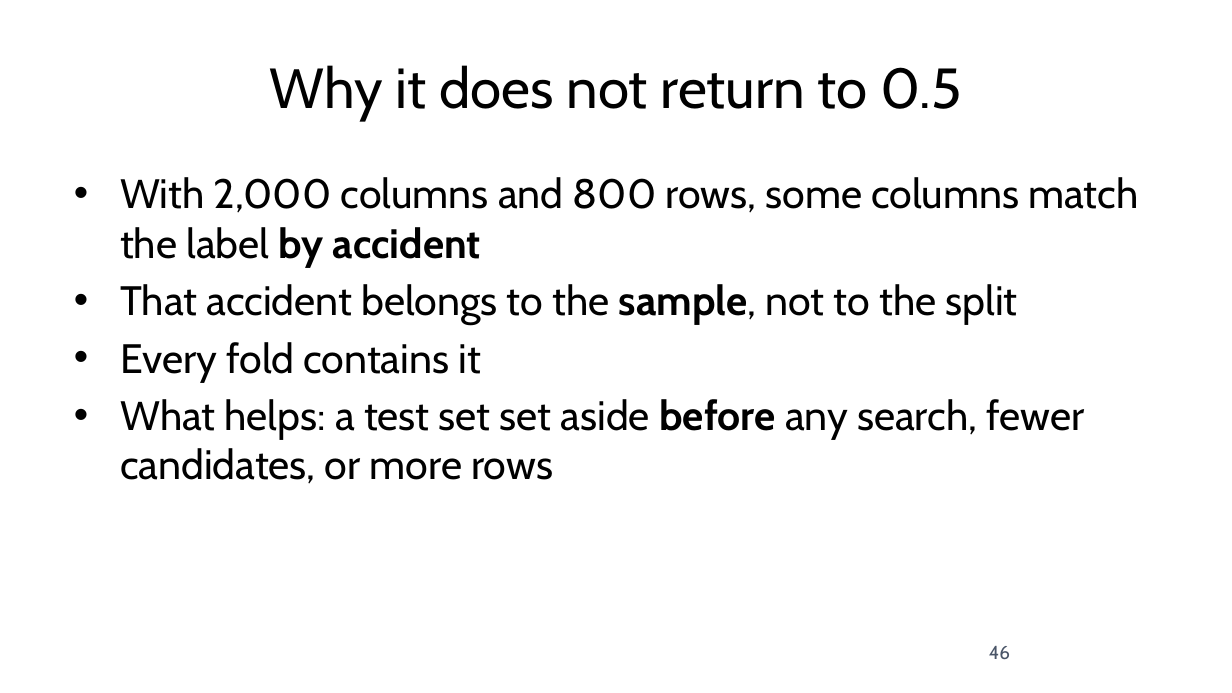
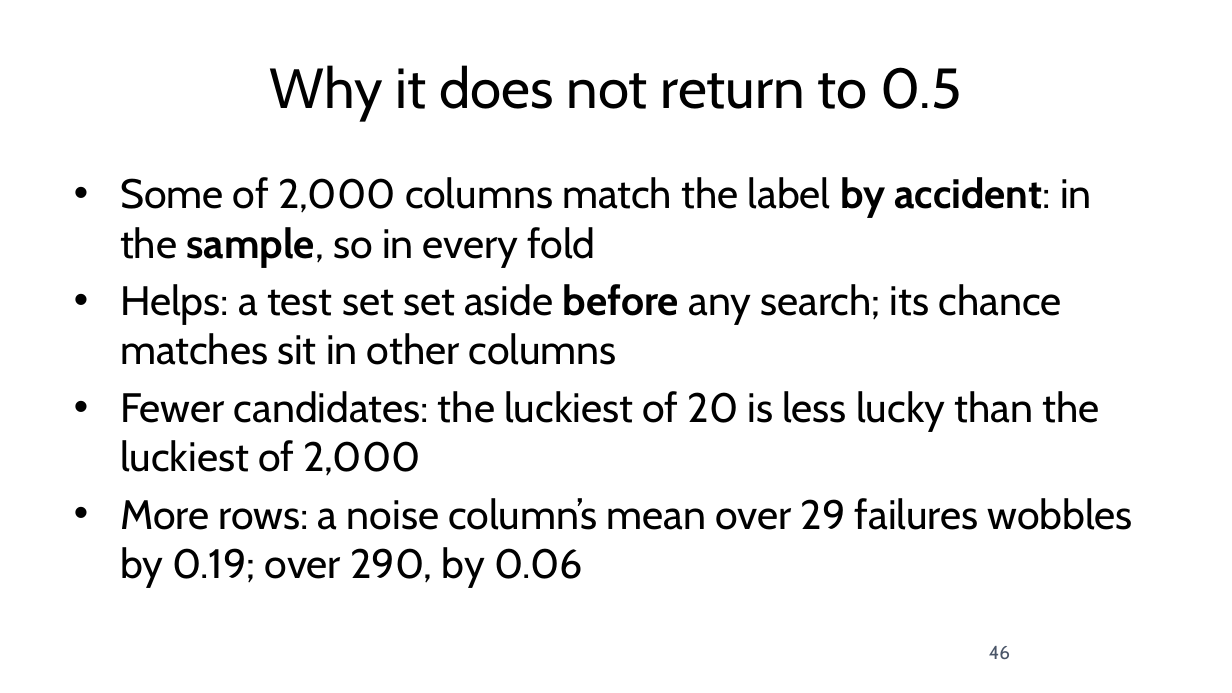
Before and after one commit to fabioantonini/technologies-for-artificial-intelligence, a slide deck: slide 46 of Lessons/05_experimental_methodology/Slides/experimental_methodology_slides.pptx. Drawn at 1232x693 pixels with LibreOffice and Linux fonts; fonts in the diff are those of the drawing; background and template pictures are left out. Boxes give left, top, right and bottom in pixels: in the first picture for what was removed or moved away, otherwise in the second. Text is boxed around its words. In the diff, an @@ line names an element or a change of style, - is before the commit and + after.

```diff
--- a/Lessons/05_experimental_methodology/Slides/experimental_methodology_slides.pptx
+++ b/Lessons/05_experimental_methodology/Slides/experimental_methodology_slides.pptx
@@ text at <box>120,177,1133,588</box>: text changed @@
-• With 2,000 columns and 800 rows, some columns match the label by accident
-• That accident belongs to the sample, not to the split
-• Every fold contains it
-• What helps: a test set set aside before any search, fewer candidates, or more rows
+• Some of 2,000 columns match the label by accident: in the sample, so in every fold
+• Helps: a test set set aside before any search; its chance matches sit in other columns
+• Fewer candidates: the luckiest of 20 is less lucky than the luckiest of 2,000
+• More rows: a noise column’s mean over 29 failures wobbles by 0.19; over 290, by 0.06
```
Also in this commit, not shown: 27 other slides changed, 21 other files.
